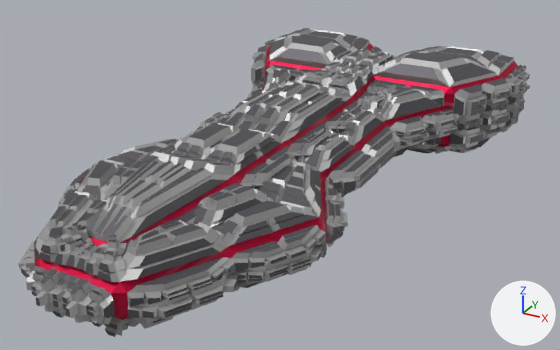
Before and after pictures for a commit that changed the Blender file Blends - Ships/Cruiser/Replicant/Cruiser-Replicant.blend.
Before and after are seen from a 50 mm lens placed at (6.82, -12.74, 5.71), pointed at (-0.04, -0.27, -0.52). Lighting does not change. The marker at lower right points along +X, +Y and +Z.

Objects in the first picture: 'Cube', 'discombobulated_mesh.001'.
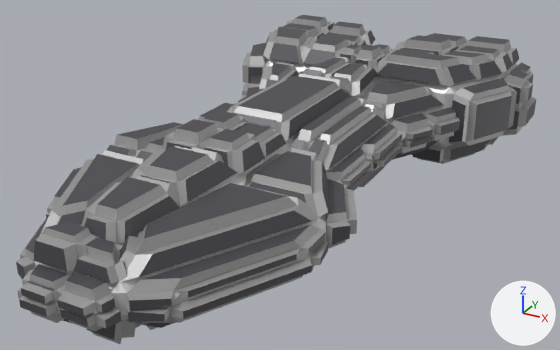
Boxes [x1, y1, x2, y2] around the edits, measured in the pictures (560 x 350 px):
'discombobulated_mesh.003', added
    after: [16, 15, 536, 344]
    faces in mat_nobel (grey #b3b3b3): [16, 18, 536, 344]
    faces in mat_scarpa_flow (dark grey #59575d): [16, 15, 536, 340]
'discombobulated_mesh.001', deleted
    before: [18, 28, 530, 337]
    faces in mat_nobel (grey #b3b3b3): [18, 29, 530, 336]
    faces in mat_scarpa_flow (dark grey #59575d): [21, 28, 530, 337]
part 1 of me_cube, built on
    before: [39, 237, 122, 320]
    after: [40, 63, 518, 320]
part 2 of me_cube, recoloured
    before: [35, 43, 518, 320]
    after: [35, 58, 310, 267]

The change in detail:
Material 'Alto' (mat_alto) is new.
Its base color is (0.745, 0.745, 0.745) (light grey #e0e0e0).
Its metallic is 0.5.
Its specular ior level is 0.8.
me_cube is used by ob_cube; parent ob_cruiser; location (0.0, 0.0, 0.0).
me_cube had 118 vertices, 110 faces and spanned x -3.08..0.0, y -6.14..6.17, z -0.7..0.7.
me_cube now has 208 vertices, 178 faces and spans x -3.08..3.08, y -6.14..6.17, z -0.7..0.7.
Part 1, on me_cube:
30 vertices are removed from x -3.08..0.0, y -6.14..6.17, z -0.7..0.7.
41 faces are deleted.
4 vertices move from x -0.35..0.0, y -6.14..-5.64, z -0.3..0.17 to x 0.23..0.64, y -6.14..-5.52, z -0.3..0.17.
104 vertices are added at x -3.08..3.08, y -6.03..6.17, z -0.7..0.7.
6 new vertices lie (1.28, 0.0, 0.0) away from vertices in x -0.64, y -3.06..1.55, z -0.7..0.7.
10 new vertices lie (0.0, 0.0, 1.14) away from vertices in x -3.08..3.08, y 3.2..6.17, z -0.57.
109 new faces join them.
me_cube part 2: 69 faces spanning x -3.08..0.64, y -6.14..6.17, z -0.7..0.7 switch from mat_hot_engine (pink #e40045) to mat_alto (light grey #e0e0e0).
Mesh me_discombobulated_object is new.
It has 1072 vertices, 670 faces and spans x -3.36..3.45, y -6.46..6.52, z -1.1..1.1.
Faces by material slot: [134, 536].
It uses material mat_nobel (grey #b3b3b3).
It uses material mat_scarpa_flow (dark grey #59575d).
Mesh me_discombobulated_object_001 is new.
It has 5360 vertices, 3350 faces and spans x -3.52..3.62, y -6.61..6.7, z -1.26..1.27.
Faces by material slot: [670, 2680].
It uses material mat_scarpa_flow (dark grey #59575d).
It uses material mat_nobel (grey #b3b3b3).
Object 'Cube' (ob_cube) loses its MIRROR modifier named 'Mirror'.
Object 'discombobulated_mesh.001' (ob_discombobulated_mesh_001) is deleted.
Object 'discombobulated_mesh.002' (ob_discombobulated_mesh_002) is new; it shows me_discombobulated_object.
Its parent is ob_cruiser.
Its matrix parent inverse is Matrix(((0.5, 0.0, 0.0, 0.0), (0.0, 0.5, 0.0, 0.0), (0.0, 0.0, 0.5, 0.0), (0.0, 0.0, 0.0, 1.0))).
Its location is (0.0, 0.0, 0.0).
Object 'discombobulated_mesh.003' (ob_discombobulated_mesh_003) is new; it shows me_discombobulated_object_001.
Its parent is ob_cruiser.
Its matrix parent inverse is Matrix(((0.5, 0.0, 0.0, 0.0), (0.0, 0.5, 0.0, 0.0), (0.0, 0.0, 0.5, 0.0), (0.0, 0.0, 0.0, 1.0))).
Its location is (0.0, 0.0, 0.0).
